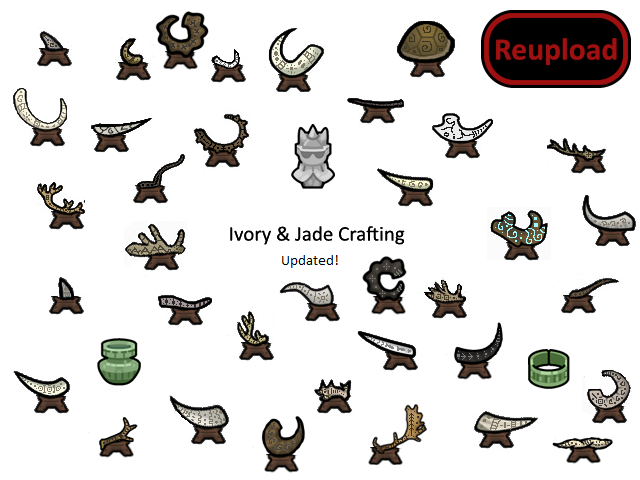
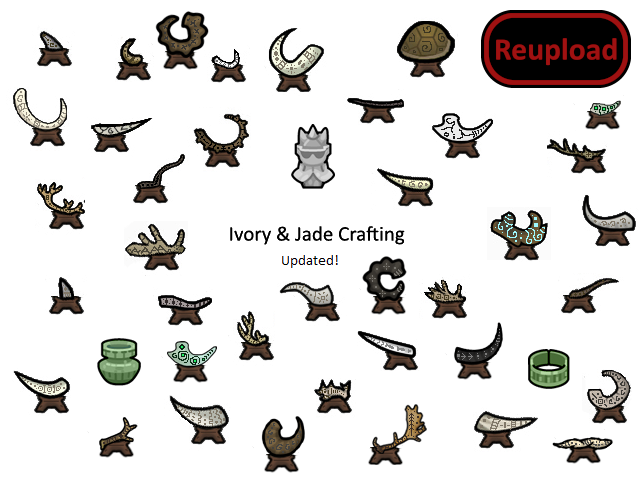
The second 640 x 480 image is a revision of the first. Changes to its layers:
added layer "AnimaThrumboHornStatue.png" above "AnimaWargFangStatue.png" over box(161, 341, 217, 383)
added layer "AnimaWargFangStatue.png" above "RackaHornStatue.png" over box(573, 95, 624, 130)
